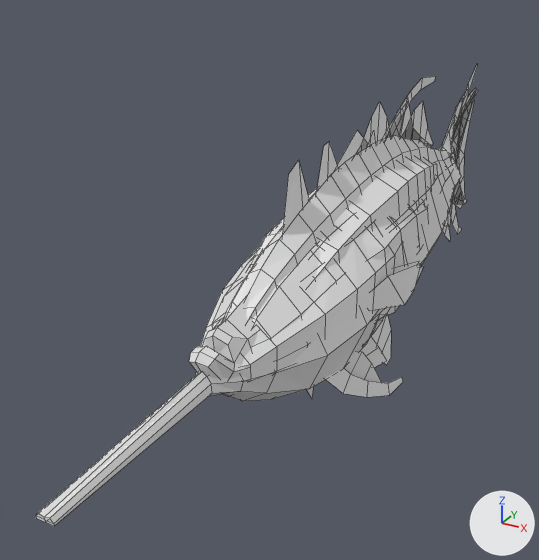
An edit to the Blender file Other Files/fish.blend, drawn before and after from the same camera.
Camera for both pictures: a camera (50 mm lens) standing at (4.24, -11.4, 4.47) and looking at (-1.14, -1.61, -0.42). The axes (+X, +Y, +Z) are drawn at lower right. The lights are the same throughout. Mesh edges are drawn as thin lines.

The older version as bpy lines, for what is in view:
```python
ob_bluefish = bpy.data.objects.new('Bluefish', me_cube_006)
ob_bluefish.location = (0.0, -0.52, 0.0)
ob_bluefish.scale = (1.0, 4.4, 1.0)
ob_cod = bpy.data.objects.new('Cod', me_cube)
ob_cod.location = (0.0, 0.0, 0.0)
ob_striped_bass = bpy.data.objects.new('Striped Bass', me_cube_005)
ob_striped_bass.location = (0.0, 0.0, 0.0)
ob_swordfish = bpy.data.objects.new('SwordFish', me_cube_003)
ob_swordfish.location = (0.0, 0.0, 0.0)
ob_swordfish.rotation_euler = (0.0323, 0.0, 0.0)  # degrees (1.9, 0, 0)
ob_tarpon = bpy.data.objects.new('Tarpon', me_cube_004)
ob_tarpon.location = (0.0, 0.0, 0.0)
ob_tuna = bpy.data.objects.new('Tuna', me_cube_002)
ob_tuna.location = (-0.01, 0.18, 0.0)
ob_tuna.rotation_euler = (0.0282, 0.00357, 0.000648)  # degrees (1.6, 0.2, 0)
ob_yellowtail = bpy.data.objects.new('Yellowtail', me_cube_001)
ob_yellowtail.location = (0.0, 0.0, 0.0)
```
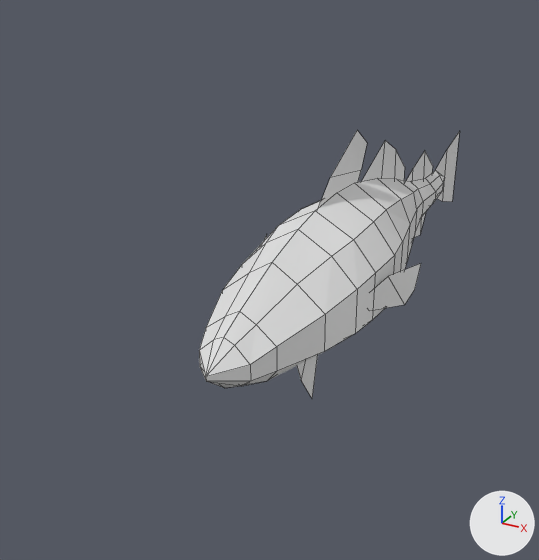
Where the change shows, as pixel boxes [x1, y1, x2, y2] in the pictures (539 x 560 px):
'SwordFish', hidden: before [36, 65, 477, 526]
'Bluefish', hidden: before [227, 88, 476, 337]
'Striped Bass', hidden: before [251, 97, 474, 367]
'Tarpon', hidden: before [189, 90, 478, 397]
'Yellowtail', hidden: before [213, 99, 463, 338]
'Tuna', hidden: before [315, 76, 465, 278]
'Cod', unchanged, uncovered by the edit: before [201, 131, 459, 398]; after [199, 131, 459, 398]

The change, as a list of edits to the scene's bpy script:
```text
Change ob_yellowtail:
    add ob_yellowtail.hide_set(True)
Change ob_tuna:
    add ob_tuna.hide_set(True)
Change ob_swordfish:
    add ob_swordfish.hide_set(True)
Change ob_tarpon:
    add ob_tarpon.hide_set(True)
Change ob_striped_bass:
    add ob_striped_bass.hide_set(True)
Change ob_bluefish:
    add ob_bluefish.hide_set(True)
```
